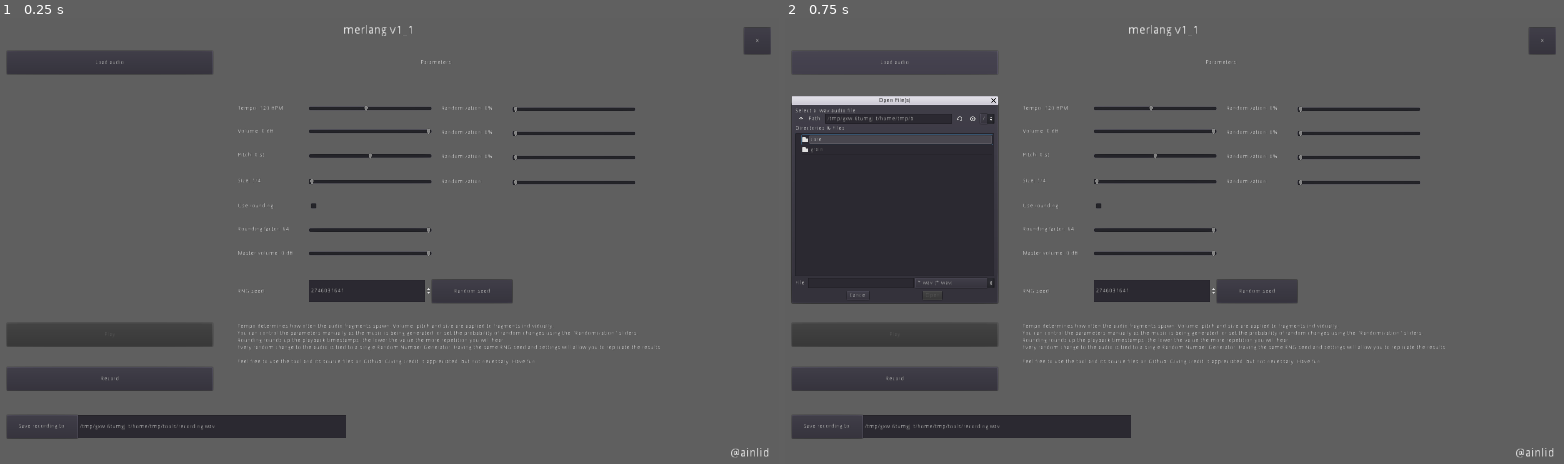
Above: before the commit, frames 1-2 (left to right).
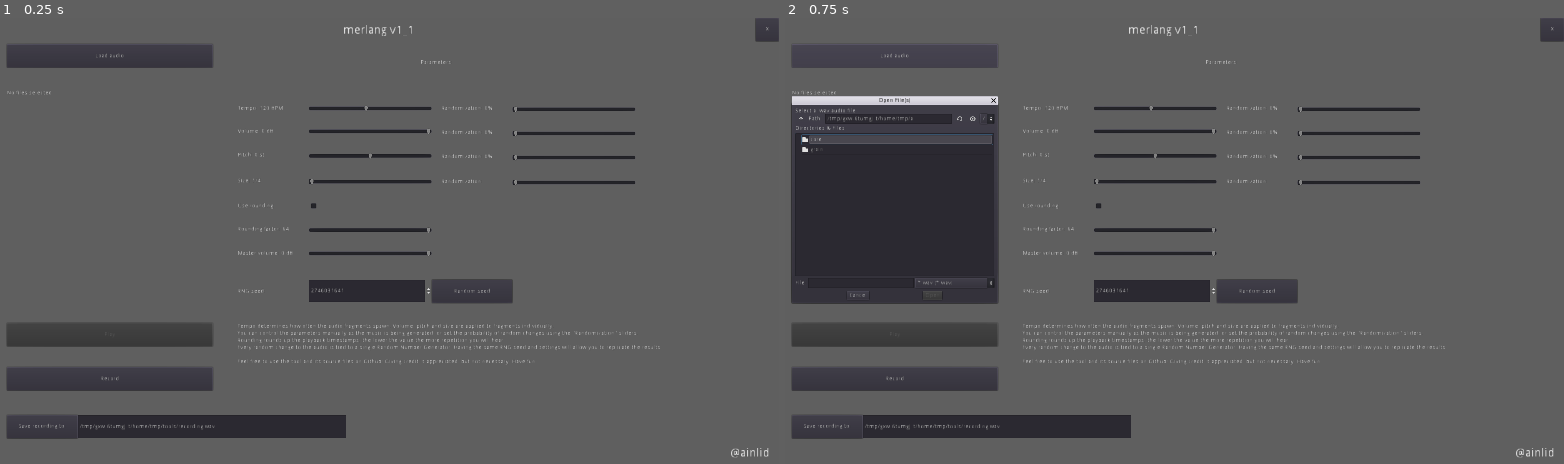
Above: after the commit, the same moments.

Repository: Ainlid/merlang
Game: Godot game, scene res://core/core.tscn
Same seed, same stepped clock (60 frames per second), same inputs: the game is played once before the commit and once after it.
Inputs:
- Up to frame 1 (0.25 s): no input
- Up to frame 2 (0.75 s): click "Load audio" at 0.5 s

The runs differ from the first frame. In frame 1, 1.0% of the frame differs, in the area x 0-100%, y 0-18%; in frame 2, 1.0%.

Commit message:
file list

Diff:
--- a/core/core.gd
+++ b/core/core.gd
@@ -5,7 +5,8 @@
 onready var timer_beat = $timer_beat
 
 var samples = []
-onready var file_dialog = $interface/file_dialog
+onready var file_dialog = $interface/load_menu/file_dialog
+onready var file_list = $interface/load_menu/file_scroll/file_list
 
 onready var play_button = $interface/play_button
 var playing = false
@@ -160,6 +161,7 @@
 
 func _files_selected(paths):
 	samples = []
+	file_list.text = "Loaded: \n"
 	var file = File.new()
 	for n in paths.size():
 		if file.file_exists(paths[n]):
@@ -171,6 +173,7 @@
 			new_sample.stereo = true
 			new_sample.mix_rate = 44100
 			samples.append(new_sample)
+			file_list.text += str(paths[n].get_file()) + "\n"
 			file.close()
 	play_button.disabled = false
 
@@ -216,7 +219,7 @@
 
 	var volume_rand_chance = rng.randf() * 100.0
 	if volume_rand_chance < volume_random:
-		var new_volume = rng.randf_range(-12.0, 0.0)
+		var new_volume = rng.randf_range(-6.0, 0.0)
 		_set_volume(new_volume)
 
 	var pitch_rand_chance = rng.randf() * 100.0
--- a/core/core.tscn
+++ b/core/core.tscn
@@ -47,18 +47,24 @@
 "_edit_use_anchors_": false
 }
 
-[node name="load_button" type="Button" parent="interface"]
+[node name="load_menu" type="Control" parent="interface"]
+anchor_right = 1.0
+anchor_bottom = 1.0
+__meta__ = {
+"_edit_use_anchors_": false
+}
+
+[node name="load_button" type="Button" parent="interface/load_menu"]
 margin_left = 67.0
-margin_top = 80.042
+margin_top = 64.4856
 margin_right = 561.0
-margin_bottom = 136.042
+margin_bottom = 120.486
 text = "Load audio"
 __meta__ = {
 "_edit_use_anchors_": false
 }
 
-[node name="file_dialog" type="FileDialog" parent="interface"]
-visible = true
+[node name="file_dialog" type="FileDialog" parent="interface/load_menu"]
 anchor_left = 0.5
 anchor_top = 0.5
 anchor_right = 0.5
@@ -78,6 +84,20 @@
 "_edit_use_anchors_": false
 }
 
+[node name="file_scroll" type="ScrollContainer" parent="interface/load_menu"]
+margin_left = 67.0
+margin_top = 174.444
+margin_right = 561.0
+margin_bottom = 669.444
+__meta__ = {
+"_edit_use_anchors_": false
+}
+
+[node name="file_list" type="Label" parent="interface/load_menu/file_scroll"]
+margin_right = 108.0
+margin_bottom = 14.0
+text = "No files selected"
+
 [node name="play_button" type="Button" parent="interface"]
 margin_left = 67.0
 margin_top = 733.029
@@ -128,7 +148,7 @@
 margin_top = 246.042
 margin_right = 1087.0
 margin_bottom = 302.042
-min_value = -12.0
+min_value = -6.0
 max_value = 0.0
 __meta__ = {
 "_edit_use_anchors_": false
@@ -390,10 +410,10 @@
 }
 
 [node name="quit_button" type="Button" parent="interface"]
-margin_left = 1836.0
-margin_top = 24.0
-margin_right = 1900.0
-margin_bottom = 88.0
+margin_left = 1863.83
+margin_top = 1.41422
+margin_right = 1919.83
+margin_bottom = 57.4142
 text = "X"
 __meta__ = {
 "_edit_use_anchors_": false
@@ -419,12 +439,12 @@
 }
 
 [node name="audio_record" type="AudioStreamPlayer" parent="."]
-stream = SubResource( 3 )
+stream = SubResource( 1 )
 autoplay = true
 
 [connection signal="timeout" from="timer_beat" to="." method="_tick"]
-[connection signal="pressed" from="interface/load_button" to="." method="_load_pressed"]
-[connection signal="files_selected" from="interface/file_dialog" to="." method="_files_selected"]
+[connection signal="pressed" from="interface/load_menu/load_button" to="." method="_load_pressed"]
+[connection signal="files_selected" from="interface/load_menu/file_dialog" to="." method="_files_selected"]
 [connection signal="pressed" from="interface/play_button" to="." method="_play_pressed"]
 [connection signal="value_changed" from="interface/tempo_slider" to="." method="_set_tempo"]
 [connection signal="value_changed" from="interface/volume_slider" to="." method="_set_volume"]
Not shown: 1 places in core/core.tscn that only renumber resources
